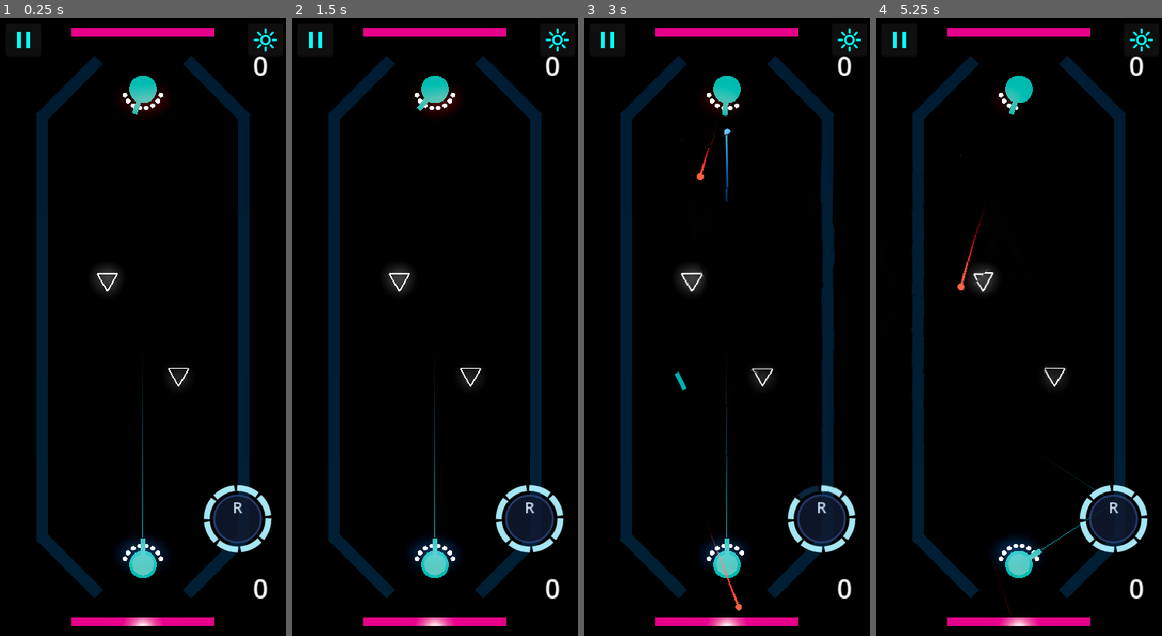
Above: before the commit, frames 1-4 (left to right).
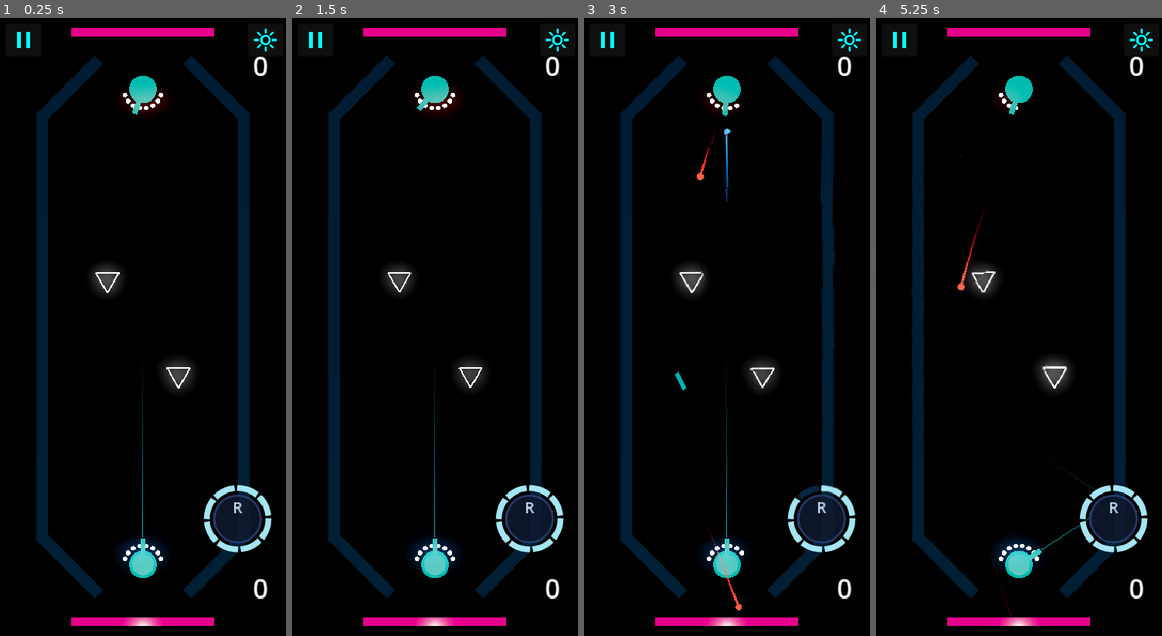
Above: after the commit, the same moments.

Repository: mchambers-mojang/sweet-vinegar-games
Game: Godot game, scene res://carom/scenes/carom_arena.tscn
The game is run twice, just before and just after one commit, with the same random seed, the same clock (stepped at 60 frames per second) and the same inputs. This scene is started directly instead of the project's main scene.
Inputs (mouse positions are in pixels of both pictures, inside the frame that each line leads up to):
- Up to frame 1 (0.25 s): no input
- Up to frame 2 (1.5 s): click (314, 42) at 0.5 s; click "Resume" at 1.25 s
- Up to frame 3 (3 s): tap Enter (ui_accept) at 2 s; drag from (821, 518) to (755, 191) at 2.02 s; drag from (669, 357) to (712, 450) at 2.77 s
- Up to frame 4 (5.25 s): move the mouse to (1047, 191) at 3.52 s; hold Right (ui_right) 3.53-4.25 s; tap Ctrl at 3.6 s; drag from (1004, 450) to (933, 234) at 4.27 s; move the mouse to (1104, 419) at 5.02 s; hold Left (ui_left) from 5.03 s (still down); tap C at 5.1 s

The runs differ from the first frame. In frame 1, 0.3% of the frame differs, in the area x 33-67%, y 41-60%; in frame 2, 0.2%; in frame 3, 0.3%; in frame 4, 0.5%, in the area x 33-68%, y 40-60%.

Commit message:
debug(carom): add scale pulse to puck + debug print for material
Adding a physical scale pulse (1.0->1.15 on XZ) so the pulse is
unmissable regardless of emission rendering. Also debug print to
confirm material is applied to meshes.

Co-authored-by: Copilot <223556219+Copilot@users.noreply.github.com>

Diff:
--- a/carom/scripts/carom_puck.gd
+++ b/carom/scripts/carom_puck.gd
@@ -36,9 +36,12 @@
 	_puck_material.emission = Color(0.8, 1.0, 1.0, 1)
 	_puck_material.emission_energy_multiplier = EMISSION_BASE
 	_puck_material.roughness = 0.2
+	var mesh_count: int = 0
 	for child in get_children():
 		if child is MeshInstance3D:
 			(child as MeshInstance3D).material_override = _puck_material
+			mesh_count += 1
+	print("[DEBUG-puck] Applied emission material to %d meshes" % mesh_count)
 
 
 func configure(goal_targets: Array[Vector3], reset_position: Vector3) -> void:
@@ -68,6 +71,9 @@
 	# Also pulse albedo brightness for more visible oscillation
 	var albedo_t := lerpf(0.02, 0.15, t)
 	_puck_material.albedo_color = Color(albedo_t, albedo_t * 4.0, albedo_t * 5.0, 1.0)
+	# Also scale the puck slightly for physical feedback
+	var scale_t := lerpf(1.0, 1.15, t)
+	scale = Vector3(scale_t, 1.0, scale_t)
 
 
 func _get_pulse_frequency() -> float:
